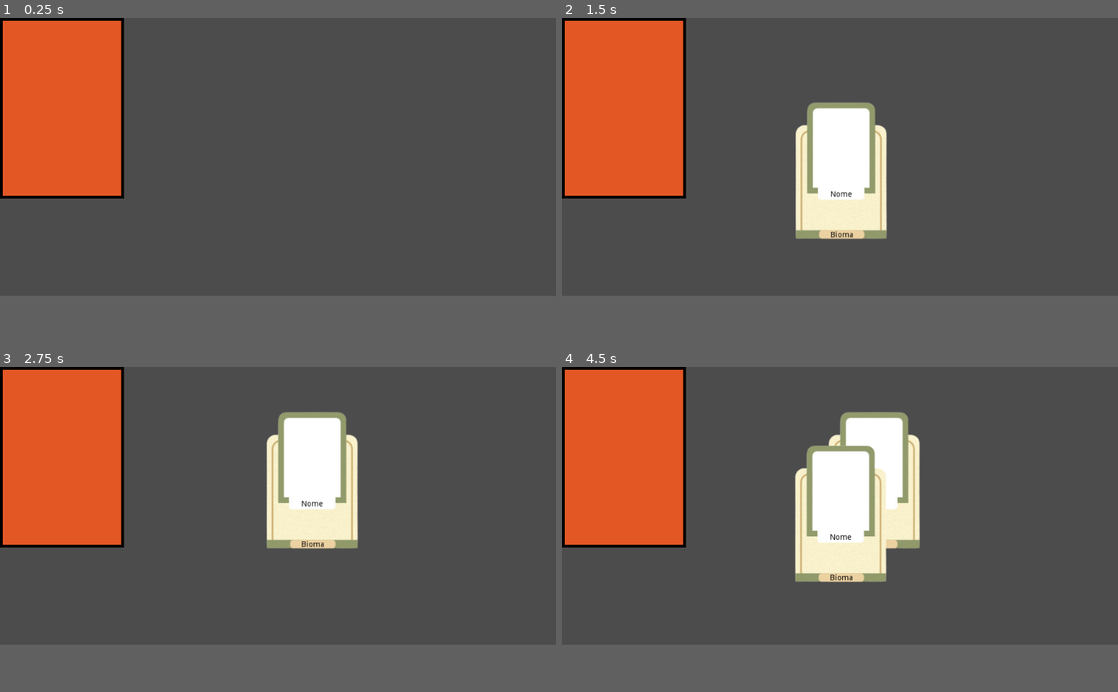
Above: before the commit, frames 1-4 (two rows, left to right).
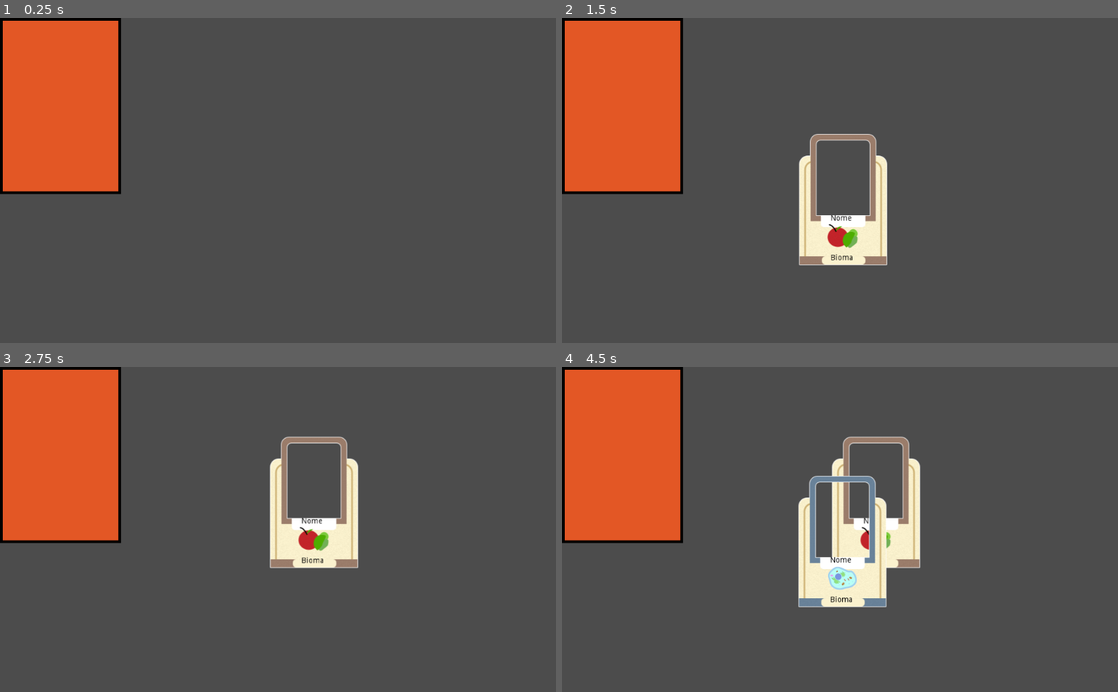
Above: after the commit, the same moments.

Repository: rominhorl/cardgame
Game: Godot game, scene res://Scenes/Deck.tscn
Same seed, same stepped clock (60 frames per second), same inputs: the game is played once before the commit and once after it. The project has no main scene, so this scene is started directly.
Inputs (mouse positions are in pixels of both pictures, inside the frame that each line leads up to):
- Up to frame 1 (0.25 s): no input
- Up to frame 2 (1.5 s): tap Enter at 0.5 s; move the mouse to (623, 109) at 0.52 s; click (623, 109) at 0.6 s; tap Space at 1.25 s; move the mouse to (840, 164) at 1.27 s; click (840, 164) at 1.35 s
- Up to frame 3 (2.75 s): move the mouse to (333, 445) at 2.02 s; click (333, 445) at 2.1 s
- Up to frame 4 (4.5 s): tap Enter at 2.75, 4.25 s; move the mouse to (812, 562) at 2.77 s; click (812, 562) at 2.85 s; tap Space at 3.5 s; move the mouse to (1006, 549) at 3.52 s; click (1006, 549) at 3.6 s; move the mouse to (673, 464) at 4.27 s; click (673, 464) at 4.35 s
In our replay, the window is 800x400 before the commit and 800x468 after it. These sizes can differ from the game's own. Grey fills any space a smaller window leaves; there, only what the larger window draws over its background counts as a difference.

The runs differ from the first frame. In frame 1, 1.1% of the frame differs, in the area x 0-23%, y 0-56%; in frame 2, 8.3%; in frame 3, 7.7%; in frame 4, 11%, in the area x 0-65%, y 0-74%.

Commit message:
Worked on some card RNG

Diff:
--- /dev/null
+++ b/CardGame/CardDatabase.gd
@@ -0,0 +1,11 @@
+extends Node
+
+const CardList = {
+
+	"Capivara" : {"Biome": "Pantanal", "Type": "Consumidor1", "Name": "Capivara"},
+	"Cajueiro" : {"Biome": "Caatinga", "Type": "Produtor", "Name": "Cajueiro"},
+	"Periquito" : {"Biome": "Caatinga", "Type": "Consumidor1", "Name": "Periquito"},
+	"Teiu" : {"Biome": "Amazonia", "Type": "Consumidor1", "Name": "Teiu"},
+	"Microbio" : {"Biome": "Atlantica", "Type": "Decompositor", "Name": "Microbio"},
+
+}
--- a/CardGame/Scenes/Card.tscn
+++ b/CardGame/Scenes/Card.tscn
@@ -1,25 +1,18 @@
-[gd_scene load_steps=4 format=2]
+[gd_scene load_steps=3 format=2]
 
 [ext_resource path="res://Scenes/Card.gd" type="Script" id=1]
-[ext_resource path="res://Assets/CardAmazonia.png" type="Texture" id=2]
 
 [sub_resource type="RectangleShape2D" id=1]
 extents = Vector2( 82, 123.75 )
 
 [node name="Card" type="KinematicBody2D"]
-position = Vector2( 891, 378 )
 script = ExtResource( 1 )
-
-[node name="Size" type="Container" parent="."]
-margin_left = -81.0
-margin_top = -109.0
-margin_right = 83.0
-margin_bottom = 137.0
-mouse_filter = 2
 
 [node name="FrontBg" type="Sprite" parent="."]
 position = Vector2( 4.5, 13 )
-texture = ExtResource( 2 )
+
+[node name="Type" type="Sprite" parent="."]
+position = Vector2( 4.5, 90 )
 
 [node name="Name" type="Label" parent="."]
 modulate = Color( 0, 0, 0, 1 )
--- a/CardGame/Scenes/Deck.gd
+++ b/CardGame/Scenes/Deck.gd
@@ -2,22 +2,32 @@
 
 var MouseHovering = false
 const Card = preload("res://Scenes/Card.tscn")
+const CardList = preload("res://CardDatabase.gd")
 
 
 func _physics_process(delta):
 
 	if MouseHovering and Input.is_action_just_pressed("LeftClick"):
-		var NewCard = Card.instance()
-		NewCard.position = Vector2(get_viewport().size.x/2,get_viewport().size.y/2)
-		$Hand.add_child(NewCard)
-		print("clicou")
+		draw_a_card(1)
+#
 
 
 func _on_DeckArea_mouse_entered():
 	MouseHovering = true
-	print("entrou")
 
 
 func _on_DeckArea_mouse_exited():
 	MouseHovering = false
-	print("saiu")
+
+
+func draw_a_card(quantity):
+	var CardRandom = randi()%5
+	var AuxiliaryList = CardList.CardList.keys()
+	var WhichCard = CardList.CardList.get(AuxiliaryList[CardRandom])
+	print(WhichCard)
+	var NewCard = Card.instance()
+	NewCard.get_node("FrontBg").texture = load(str("res://card shapes/",WhichCard.get("Biome"),".png"))
+	NewCard.get_node("Type").texture = load(str("res://Assets/type icons/",WhichCard.get("Type"),".png"))
+#	NewCard.get_node("Type").scale = 0.5
+	NewCard.position = Vector2(get_viewport().size.x/2,get_viewport().size.y/2)
+	$Hand.add_child(NewCard)
--- a/CardGame/Scenes/newCard.tscn
+++ b/CardGame/Scenes/newCard.tscn
@@ -1,8 +1,8 @@
 [gd_scene load_steps=6 format=2]
 
 [ext_resource path="res://Assets/card shapes/Artboard3_6.png" type="Texture" id=1]
-[ext_resource path="res://Assets/animals/placeholder/periquit.png" type="Texture" id=2]
-[ext_resource path="res://Assets/type icons/Artboard4_3.png" type="Texture" id=3]
+[ext_resource path="res://Assets/animals/placeholder/Periquito.png" type="Texture" id=2]
+[ext_resource path="res://Assets/type icons/Consumidor1.png" type="Texture" id=3]
 [ext_resource path="res://Assets/card shapes/Artboard3.png" type="Texture" id=4]
 
 [sub_resource type="RectangleShape2D" id=1]
--- a/CardGame/project.godot
+++ b/CardGame/project.godot
@@ -12,11 +12,6 @@
 
 config/name="CardGame"
 config/icon="res://icon.png"
-
-[display]
-
-window/size/width=1000
-window/size/height=500
 
 [input]
 
Binary file added: CardGame/Assets/animals/placeholder/Cajueiro.png
Not shown, added: CardGame/Assets/animals/placeholder/Cajueiro.png.import
Binary file added: CardGame/Assets/animals/placeholder/Capivara.png
Not shown, added: CardGame/Assets/animals/placeholder/Capivara.png.import
Binary file added: CardGame/Assets/animals/placeholder/Periquito.png
Not shown, added: CardGame/Assets/animals/placeholder/Periquito.png.import
Binary file added: CardGame/Assets/animals/placeholder/Teiu.png
Not shown, added: CardGame/Assets/animals/placeholder/Teiu.png.import
Binary file added: CardGame/Assets/type icons/Consumidor1.png
Not shown, added: CardGame/Assets/type icons/Consumidor1.png.import
Binary file added: CardGame/Assets/type icons/Consumidor2.png
Not shown, added: CardGame/Assets/type icons/Consumidor2.png.import
(and 12 more such lines)
